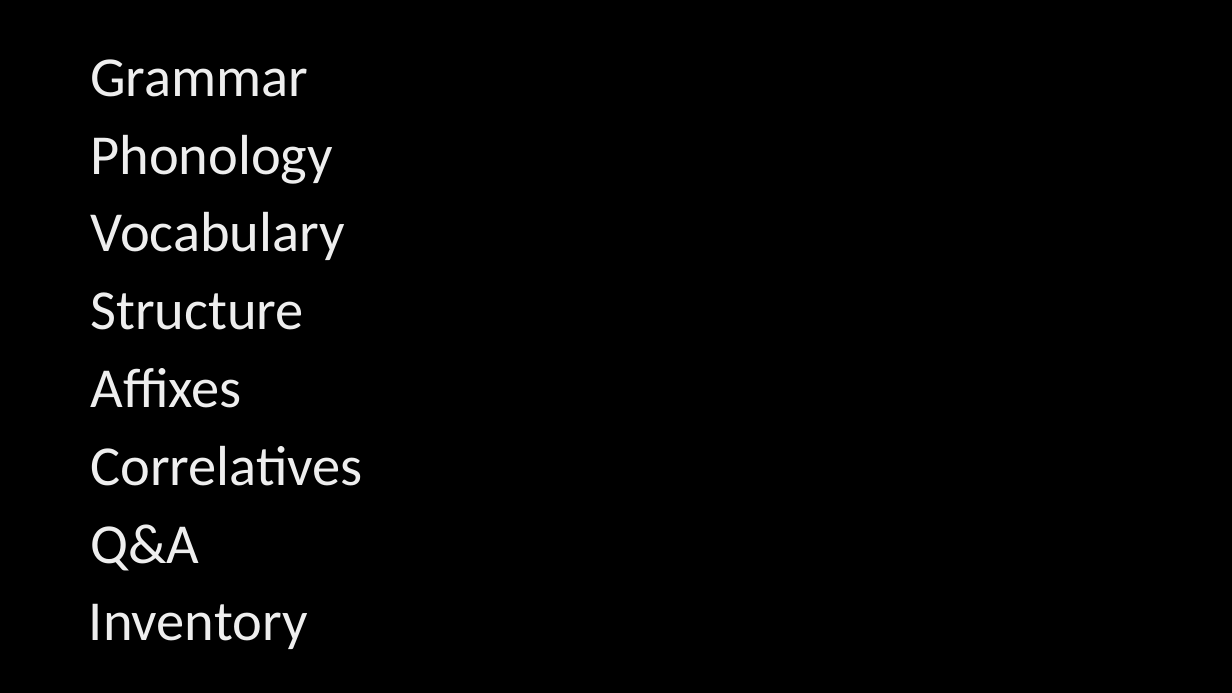
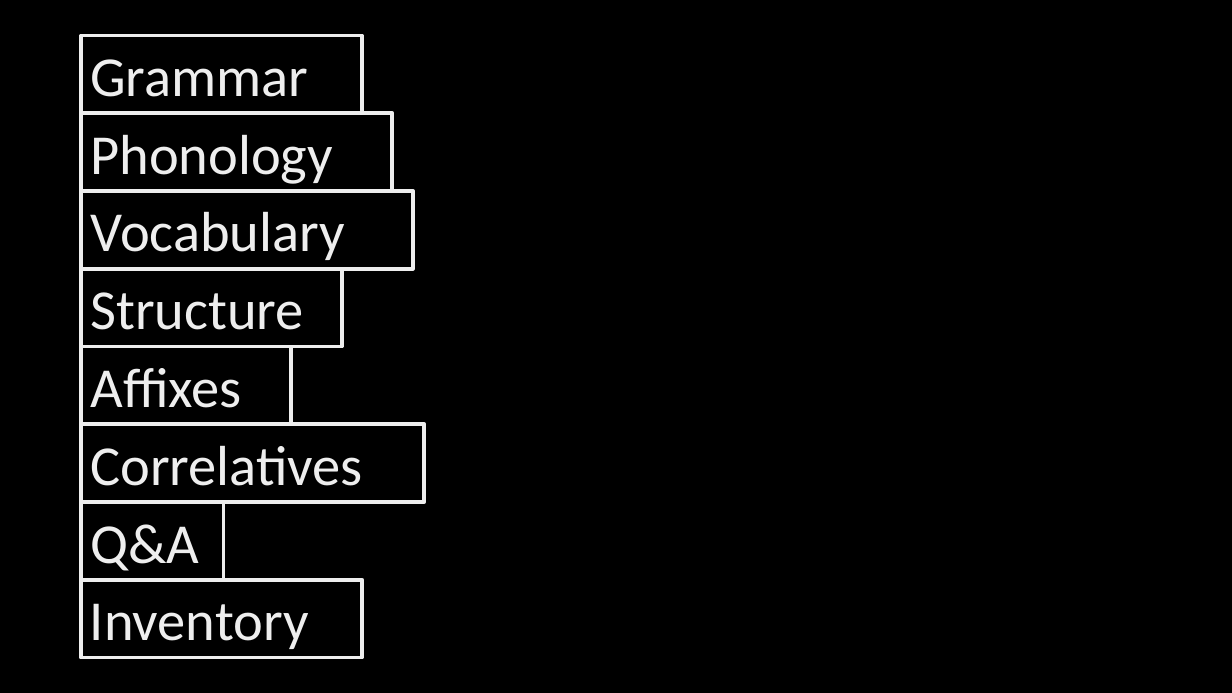
Before and after one commit to Oil-Limk/Conlangs, a slide deck: slide 1 of @src/Titles/Titles.pptx. Drawn at 1232x693 pixels with LibreOffice and Linux fonts; fonts in the diff are those of the drawing. Boxes give left, top, right and bottom in pixels: in the first picture for what was removed or moved away, otherwise in the second. Text is boxed around its words. In the diff, an @@ line names an element or a change of style, - is before the commit and + after.

```diff
--- a/@src/Titles/Titles.pptx
+++ b/@src/Titles/Titles.pptx
@@ 8 rectangles: place and size @@
-8 rectangles at box(89, 59, 363, 649)
+8 rectangles at box(80, 35, 424, 657)
@@ outline none to #EEEEEE 3 pt in 8 elements at box(81, 191, 413, 269), box(81, 35, 362, 113), box(81, 114, 393, 191), box(81, 269, 342, 347), box(81, 502, 224, 579), box(81, 347, 291, 424), box(81, 424, 424, 502), box(80, 579, 361, 657) @@
```
Also in this commit, not shown: 1 other slide changed, 16 other files.
